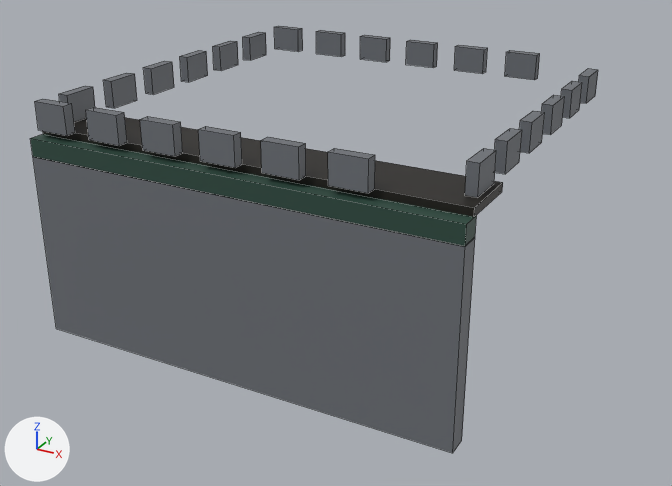
The FBX model Assets/_Project/Art/Models/Castle/WallStraight.fbx as it was, and as the next commit left it.
Camera for both pictures: a 50 mm lens placed at (11.28, -21.01, 11.93), pointed at (0.03, -0.55, 1.7). Every picture has the same lights, and +X, +Y and +Z are marked at lower left. The first picture is the older version. Mesh edges are drawn as thin lines.

In view in the first picture: 'WallStraight'.
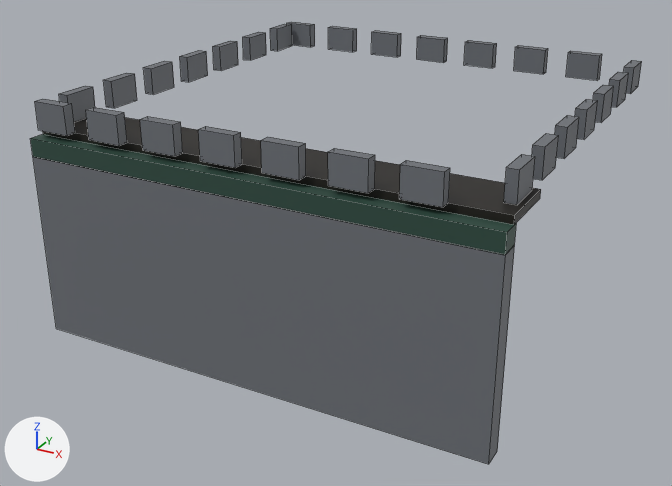
The newer file is also turned or shifted as a whole; pictures and numbers use the older file's frame.

The change, as a diff of the scene's bpy script:
```diff
--- a/Assets/_Project/Art/Models/Castle/WallStraight.fbx.py
+++ b/Assets/_Project/Art/Models/Castle/WallStraight.fbx.py
@@ me_wallstraightmesh @@
 # verts and faces of me_wallstraightmesh; kept vertices keep their numbers, new ones are numbered from 232
-me_wallstraightmesh.from_pydata(...)  # 232 vertices, 174 faces; spans x -5.61..5.61, y -5.61..5.46, z -0.01..6.11
+me_wallstraightmesh.from_pydata(...)  # 264 vertices, 198 faces; spans x -5.61..6.41, y -5.61..6.26, z -0.01..6.11
+# me_wallstraightmesh part 1: the loose piece of 8 vertices spanning x -5.46..-4.54, y 5.19..5.46, z 5.39..6.11 is moved by (0.0, 0.8, 0.0)
+# me_wallstraightmesh part 2: the loose piece of 8 vertices spanning x -3.86..-2.94, y 5.19..5.46, z 5.39..6.11 is moved by (0.0, 0.8, 0.0)
+# me_wallstraightmesh part 3: the loose piece of 8 vertices spanning x -2.26..-1.34, y 5.19..5.46, z 5.39..6.11 is moved by (0.0, 0.8, 0.0)
+# me_wallstraightmesh part 4: the loose piece of 8 vertices spanning x -0.66..0.26, y 5.19..5.46, z 5.39..6.11 is moved by (0.0, 0.8, 0.0)
+# me_wallstraightmesh part 5: the loose piece of 8 vertices spanning x 0.94..1.86, y 5.19..5.46, z 5.39..6.11 is moved by (0.0, 0.8, 0.0)
+# me_wallstraightmesh part 6: the loose piece of 8 vertices spanning x 2.54..3.46, y 5.19..5.46, z 5.39..6.11 is moved by (0.0, 0.8, 0.0)
+# me_wallstraightmesh part 7: a new loose piece, a box spanning x 4.14..5.06, y 5.99..6.26, z 5.39..6.11, in mat_wallstraight_iron (picture img_plunderspellpalette_png)
+# me_wallstraightmesh part 8: a new loose piece, a box spanning x 4.14..5.06, y -5.46..-5.19, z 5.39..6.11, in mat_wallstraight_iron (picture img_plunderspellpalette_png)
+# me_wallstraightmesh part 9: the loose piece of 8 vertices spanning x 5.19..5.46, y -4.66..-3.74, z 5.39..6.11 is moved by (0.8, 0.0, 0.0)
+# me_wallstraightmesh part 10: the loose piece of 8 vertices spanning x 5.19..5.46, y -3.06..-2.14, z 5.39..6.11 is moved by (0.8, 0.0, 0.0)
+# me_wallstraightmesh part 11: the loose piece of 8 vertices spanning x 5.19..5.46, y -1.46..-0.54, z 5.39..6.11 is moved by (0.8, 0.0, 0.0)
+# me_wallstraightmesh part 12: the loose piece of 8 vertices spanning x 5.19..5.46, y 0.14..1.06, z 5.39..6.11 is moved by (0.8, 0.0, 0.0)
+# me_wallstraightmesh part 13: the loose piece of 8 vertices spanning x 5.19..5.46, y 1.74..2.66, z 5.39..6.11 is moved by (0.8, 0.0, 0.0)
+# me_wallstraightmesh part 14: the loose piece of 8 vertices spanning x 5.19..5.46, y 3.34..4.26, z 5.39..6.11 is moved by (0.8, 0.0, 0.0)
+# me_wallstraightmesh part 15: a new loose piece, a box spanning x 5.99..6.26, y 4.94..5.86, z 5.39..6.11, in mat_wallstraight_iron (picture img_plunderspellpalette_png)
+# me_wallstraightmesh part 16: a new loose piece, a box spanning x -5.46..-5.19, y 4.94..5.86, z 5.39..6.11, in mat_wallstraight_iron (picture img_plunderspellpalette_png)
+# me_wallstraightmesh part 17
+for i in [*range(4, 8), *range(12, 16), *range(20, 24)]: verts[i] += (0.8, 0.0, 0.0)
+# other edits to the shape of me_wallstraightmesh do not show in these pictures
 me_wallstraightmesh.materials.append(mat_wallstraight_iron)
```

What differs and where, as boxes [x1, y1, x2, y2] in the pictures (672 x 486 px; the box of a moved part takes in the faces that stretch with it):
'WallStraight', reshaped (8% wider): before [30, 26, 598, 453]; after [30, 22, 642, 464]
part 1 of me_wallstraightmesh, moved or reshaped: before [274, 26, 303, 52]; after [287, 22, 315, 47]
part 2 of me_wallstraightmesh, moved or reshaped: before [316, 30, 345, 57]; after [328, 26, 357, 52]
part 3 of me_wallstraightmesh, moved or reshaped: before [360, 35, 390, 62]; after [372, 31, 401, 57]
part 4 of me_wallstraightmesh, moved or reshaped: before [406, 40, 438, 68]; after [417, 35, 448, 63]
part 5 of me_wallstraightmesh, moved or reshaped: before [454, 45, 488, 74]; after [464, 40, 497, 68]
part 6 of me_wallstraightmesh, moved or reshaped: before [505, 50, 540, 80]; after [514, 45, 548, 74]
part 7 of me_wallstraightmesh, added: after [566, 51, 602, 80]
part 8 of me_wallstraightmesh, added: after [399, 160, 450, 207]
part 9 of me_wallstraightmesh, moved or reshaped: before [465, 148, 496, 197]; after [504, 154, 535, 205]
part 10 of me_wallstraightmesh, moved or reshaped: before [495, 128, 522, 174]; after [532, 133, 559, 180]
part 11 of me_wallstraightmesh, moved or reshaped: before [519, 111, 545, 153]; after [555, 115, 579, 159]
part 12 of me_wallstraightmesh, moved or reshaped: before [541, 95, 565, 135]; after [575, 99, 598, 140]
part 13 of me_wallstraightmesh, moved or reshaped: before [561, 81, 582, 118]; after [593, 85, 614, 123]
part 14 of me_wallstraightmesh, moved or reshaped: before [579, 68, 598, 103]; after [609, 72, 628, 107]
part 15 of me_wallstraightmesh, added: after [624, 60, 642, 94]
part 16 of me_wallstraightmesh, added: after [270, 24, 292, 51]
part 17 of me_wallstraightmesh, moved or reshaped: before [125, 117, 503, 453]; after [125, 117, 541, 464]
